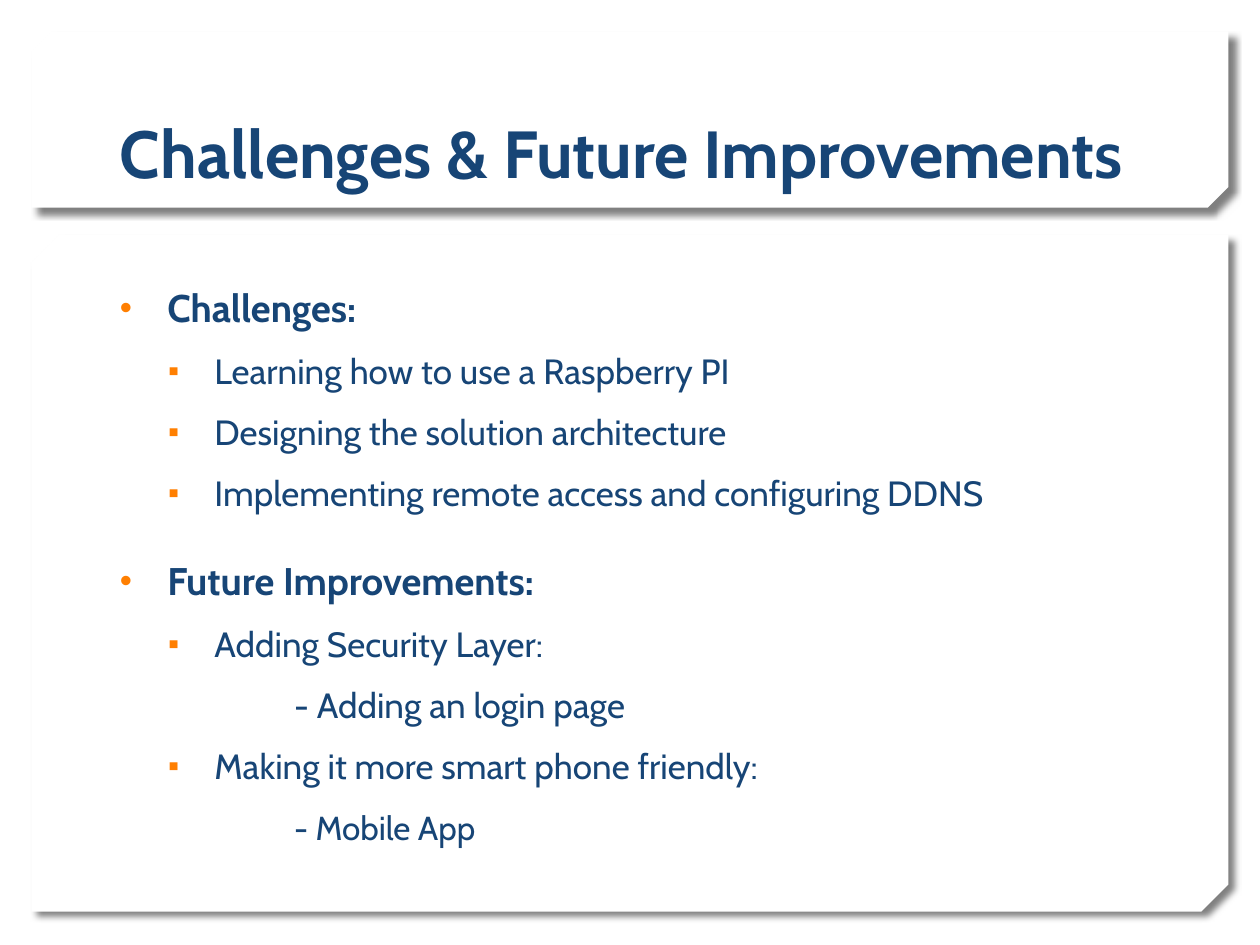
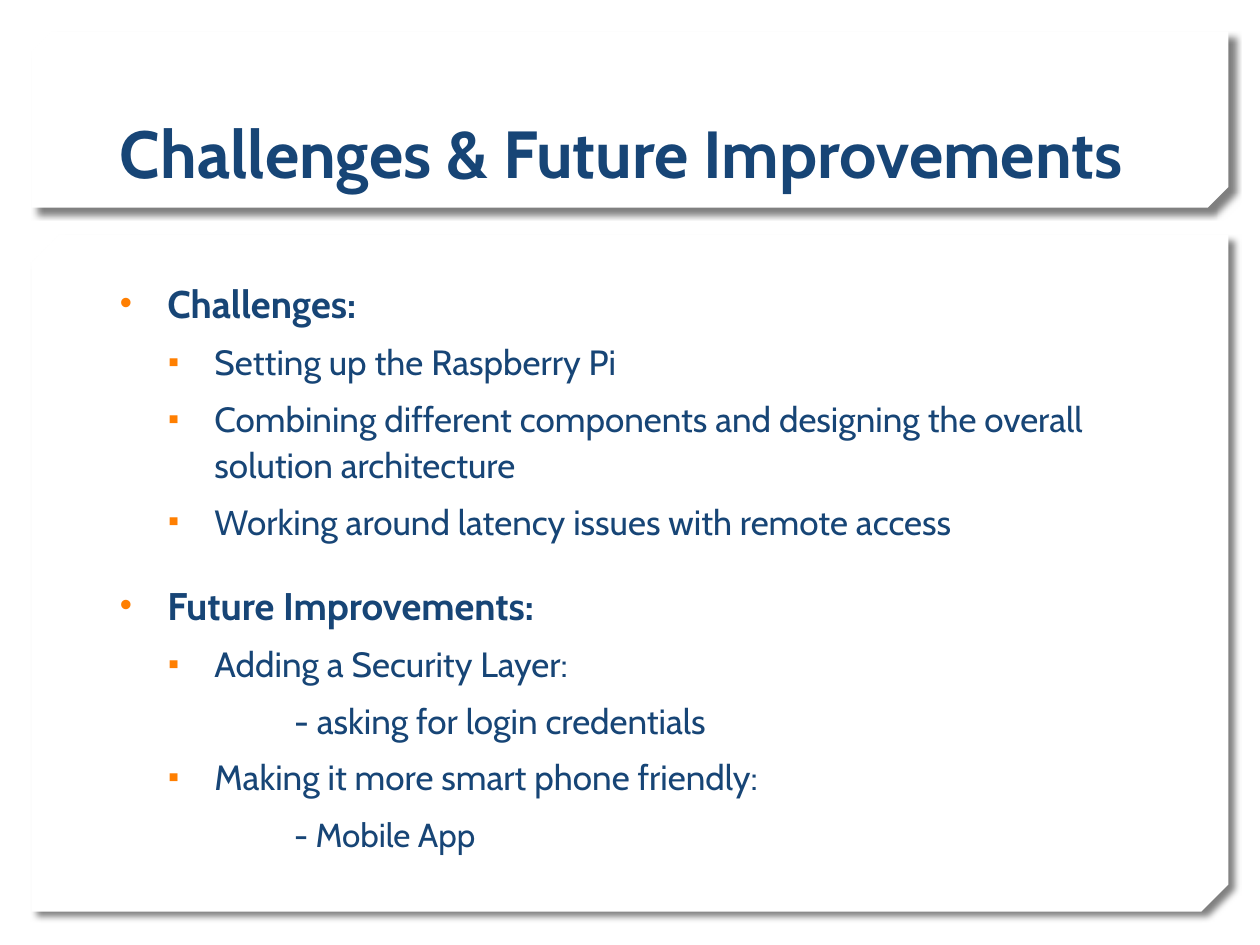
Before and after one commit to estherlu/EC544_Group4, a slide deck: slide 4 of challenge#3/Challenge3_Group4.pptx (slide 5 before the commit). Drawn at 1260x945 pixels with LibreOffice and Linux fonts; fonts in the diff are those of the drawing; background and template pictures are left out. Boxes give left, top, right and bottom in pixels: in the first picture for what was removed or moved away, otherwise in the second. Text is boxed around its words. In the diff, an @@ line names an element or a change of style, - is before the commit and + after.

```diff
--- a/challenge#3/Challenge3_Group4.pptx
+++ b/challenge#3/Challenge3_Group4.pptx
@@ text at (167,289,758,855): line spacing 1.2 to 1.1 @@
@@ text at (214,348,1082,543): text changed @@
-  ▪ Learning how to use a Raspberry PI
-  ▪ Designing the solution architecture
-  ▪ Implementing remote access and configuring DDNS
+  ▪ Setting up the Raspberry Pi
+  ▪ Combining different components and designing the overall solution architecture
+  ▪ Working around latency issues with remote access
@@ text at (214,650,706,742): text changed @@
-  ▪ Adding Security Layer:
-  - Adding an login page
+  ▪ Adding a Security Layer:
+  - asking for login credentials
```
Also in this commit, not shown: 3 other slides changed, 1 slide removed.
